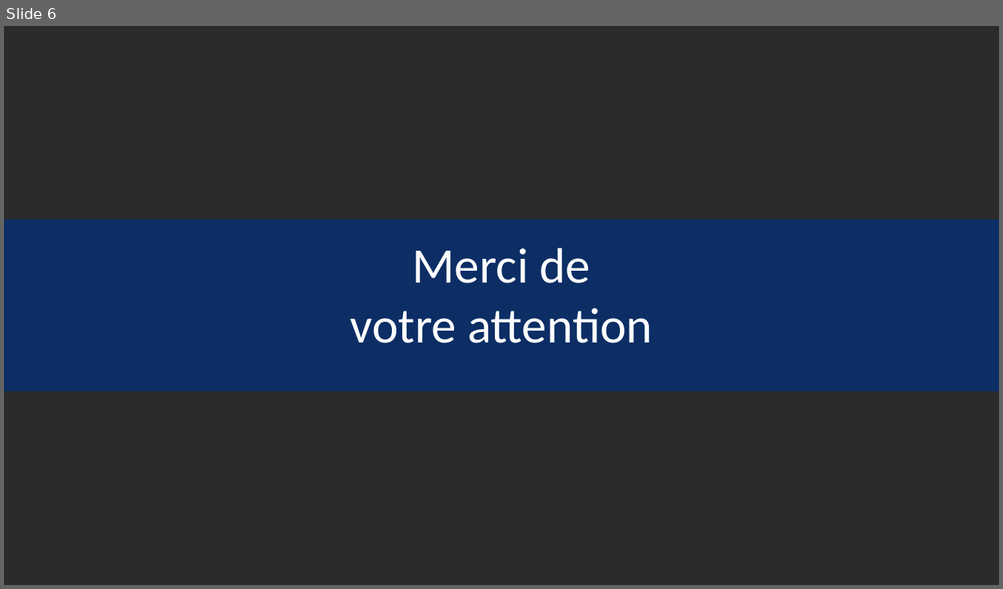
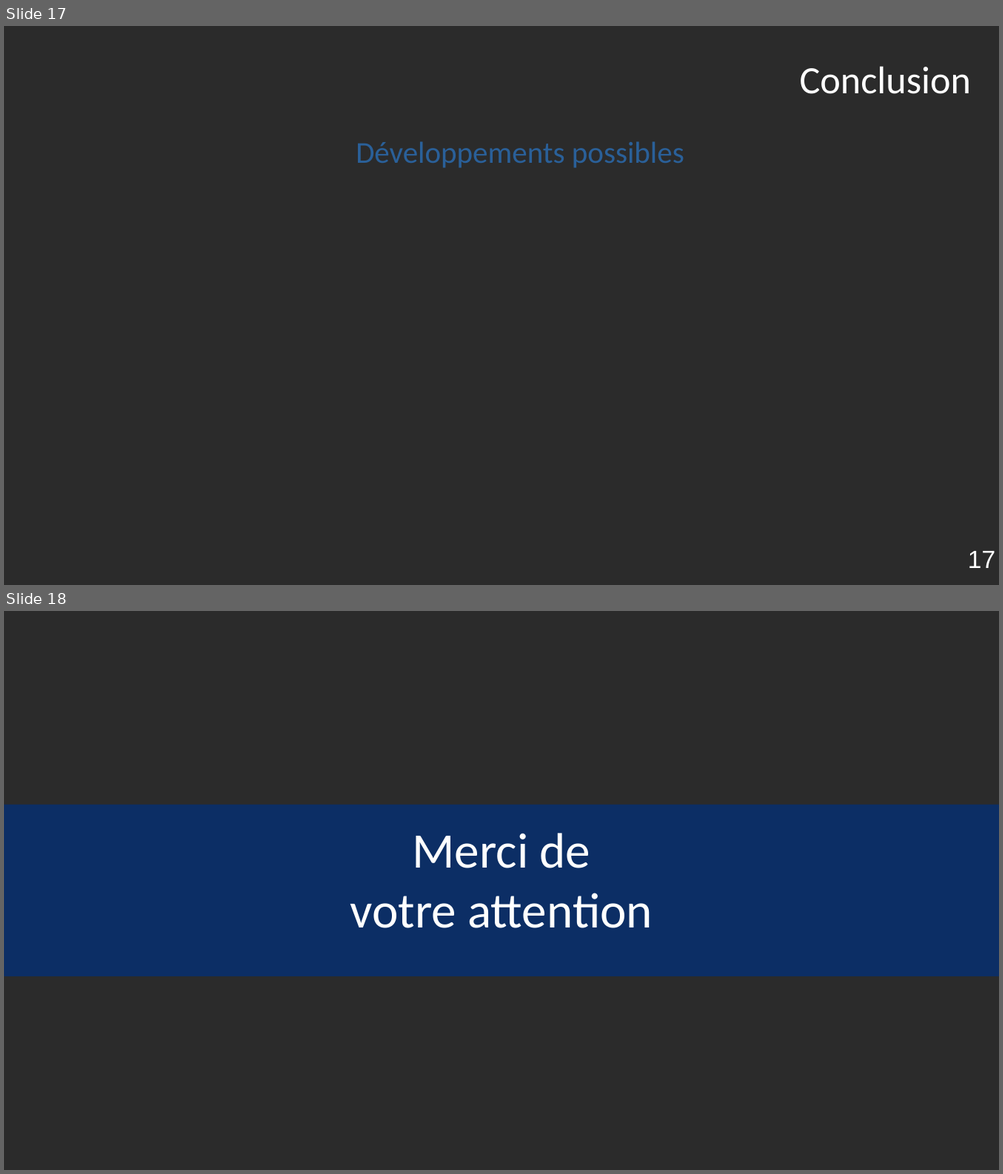
Before and after one commit to Robin-Cazalbou/Stage_M1_Miniapp, a slide deck: Présentation_Orale_stage/Présentation_orale_stage_CAZALBOU_Robin.odp. Shown one above the other, each under a label of ours: slide 6 before the commit, slides 17 and 18 after it. The pictures are 1003x589 and 1003x1174 pixels, drawn with LibreOffice and Linux fonts; fonts in the diff are those of the drawing; background and template pictures are left out; a plain dark background stands for a picture behind light text. Boxes give left, top, right and bottom in pixels: in the first picture for what was removed or moved away, otherwise in the second. Text is boxed around its words. In the diff, an @@ line names an element or a change of style, - is before the commit and + after.

```diff
--- a/Présentation_Orale_stage/Présentation_orale_stage_CAZALBOU_Robin.odp
+++ b/Présentation_Orale_stage/Présentation_orale_stage_CAZALBOU_Robin.odp
@@ slide 17 added at (x1=4, y1=26, x2=999, y2=585), background picture (left out) @@
@@ title added at (x1=800, y1=66, x2=970, y2=94), 28 pt, text #FFFFFF @@
+Conclusion
@@ text added at (x1=356, y1=141, x2=684, y2=168), 22 pt, text #2A6099 @@
+Développements possibles
@@ page number added at (x1=967, y1=551, x2=995, y2=568), 18 pt, text #FFFFFF @@
+17
@@ what was slide 6 is now slide 18 @@
```
Also in this commit, not shown: 2 slides changed, 12 other slides added, 1 slide removed.
